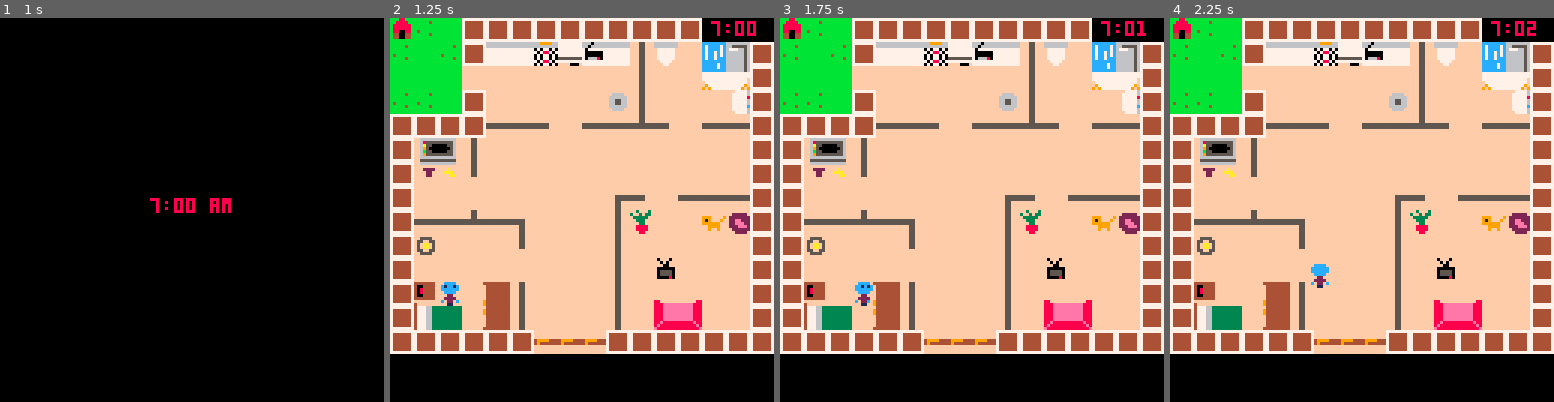
Above: before the commit, frames 1-4 (left to right).
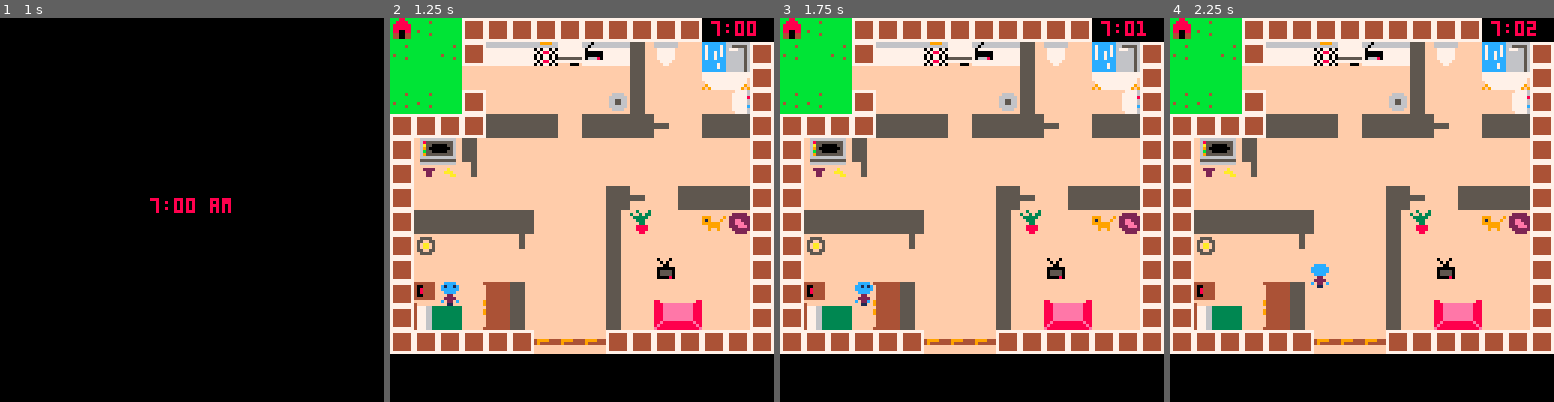
Above: after the commit, the same moments.

Repository: KTNelson/dailygrind-pico8
Game: PICO-8 cartridge dailygrind.p8
The game is run twice, just before and just after one commit, with the same random seed, the same clock (stepped at 60 frames per second) and the same inputs.
Inputs:
- Up to frame 1 (1 s): tap X (X key) at 0.33 s; tap O (Z key) at 0.7 s
- Up to frame 2 (1.25 s): tap X (X key) at 1.07 s
- Up to frame 3 (1.75 s): hold Right from 1.6 s (still down); tap O (Z key) at 1.7 s
- Up to frame 4 (2.25 s): tap X (X key) at 1.85 s; release Right at 2.1 s; tap O (Z key) at 2.1 s; hold Up from 2.15 s (still down)

Frame 1 is identical in both runs. In frame 2, 6.6% of the frame differs, in the area x 6-94%, y 6-82%; in frame 3, 6.6%; in frame 4, 6.6%.

Commit message:
wall changes

Diff:
--- a/dailygrind.p8
+++ b/dailygrind.p8
@@ -187,23 +187,23 @@
 end
 
 endingstrings = {}
-endingstrings[1] = "You didn't leave for work\
+endingstrings[1] = "you didn't leave for work\
 before 8.\
-You stupid dick.\
-You got fired.\
+you stupid dick.\
+you got fired.\
 the end."
 endingstrings[2] = "you had a good day at work.\
 well done."
 
 __gfx__
-0000000000000000000000000000000077777777fffffffffff55ffffffffffffffffffffffffffffff55fffffffffffbbbbbbbbfff44fffff666666666666ff
-0000000000000000000000000000000074444447fffffffffff55ffffffffffffffffffffffffffffff55fffffffffffbbbbb4bbfff99fffff685555555556ff
-0000000000000000000000000000000074444447fffffffffff55ffffffffffffffffffffffffffffff55fffffffffffbbbbbbbbfff49fffff6a5500000556ff
-000000000000000000000000000000007444444755555555fff55ffffffffffffff5555555555fff5555555549999444bbbbbbbbfff49fffff695000000056ff
-000000000000000000000000000000007444444755555555fff55ffffffffffffff5555555555fff5555555549444444b4bbbbbbfff44fffff6b5500000556ff
-0000000000000000000000000000000074444447fffffffffff55ffffffffffffff55ffffff55fffffffffffffffffffbbbbb4bbfff44fffff695555555556ff
-0000000000000000000000000000000074444447fffffffffff55ffffffffffffff55ffffff55fffffffffffffffffffbbbbbbbbfff44fffff666666666666ff
-0000000000000000000000000000000077777777fffffffffff55ffffffffffffff55ffffff55fffffffffffffffffffbbbbbbbbfff44fffff555555555555ff
+00000000000000000000000000000000777777775555555555555ffffffffffffffffffffffffffffff55fffffffffffbbbbbbbbfff44fffff666666666666ff
+00000000000000000000000000000000744444475555555555555ffffffffffffffffffffffffffffff55fffffffffffbbbbb4bbfff99fffff685555555556ff
+00000000000000000000000000000000744444475555555555555ffffffffffffffffffffffffffffff55fffffffffffbbbbbbbbfff49fffff6a5500000556ff
+00000000000000000000000000000000744444475555555555555fffffffffff5555555555555fff5555555549999444bbbbbbbbfff49fffff695000000056ff
+00000000000000000000000000000000744444475555555555555fffffffffff5555555555555fff5555555549444444b4bbbbbbfff44fffff6b5500000556ff
+00000000000000000000000000000000744444475555555555555fffffffffff55555555fff55fffffffffffffffffffbbbbb4bbfff44fffff695555555556ff
+00000000000000000000000000000000744444475555555555555fffffffffff55555555fff55fffffffffffffffffffbbbbbbbbfff44fffff666666666666ff
+00000000000000000000000000000000777777775555555555555fffffffffff55555555fff55fffffffffffffffffffbbbbbbbbfff44fffff555555555555ff
 fffffff444444444ffffffffffffffffff9999fffffff9ff66666666669999667777777766606666ffffffffff3fff3fbbbbbbbbbbb88bbbff666666666666ff
 ffffffff44444444ffffffffffffffffff9999ffffff9fff66666666666666667777777766066666ff22222f3ff3f33fbbbbbbbbbb8888bbffffffffffffffff
 ffffffff44444444999ffff99ffff999ff9999fffff99fff77777777070770707777777770777777f2222222f33333ffbbbbbbbbb888888bfff2222ffffaffff
@@ -332,11 +332,11 @@
 0c1c0c0416161718191606220725260400000000000000000000000000000000000000000000000000000000000000000000000000000000000000000000000000000000000000000000000000000000000000000000000000000000000000000000000000000000000000000000000000000000000000000000000000000000
 1c1c1c0707070707070706070735360400000000000000000000000000000000000000000000000000000000000000000000000000000000000000000000000000000000000000000000000000000000000000000000000000000000000000000000000000000000000000000000000000000000000000000000000000000000
 0c0c1c0407070707073906070707230400000000000000000000000000000000000000000000000000000000000000000000000000000000000000000000000000000000000000000000000000000000000000000000000000000000000000000000000000000000000000000000000000000000000000000000000000000000
-0404040405053c0705050a3c0705050400000000000000000000000000000000000000000000000000000000000000000000000000000000000000000000000000000000000000000000000000000000000000000000000000000000000000000000000000000000000000000000000000000000000000000000000000000000
+04040404050505070505053c0705050400000000000000000000000000000000000000000000000000000000000000000000000000000000000000000000000000000000000000000000000000000000000000000000000000000000000000000000000000000000000000000000000000000000000000000000000000000000
 040e0f0607070707070707070707070400000000000000000000000000000000000000000000000000000000000000000000000000000000000000000000000000000000000000000000000000000000000000000000000000000000000000000000000000000000000000000000000000000000000000000000000000000000
 041e1f3d07070707070707070707070400000000000000000000000000000000000000000000000000000000000000000000000000000000000000000000000000000000000000000000000000000000000000000000000000000000000000000000000000000000000000000000000000000000000000000000000000000000
-040707070707070707083c070505050400000000000000000000000000000000000000000000000000000000000000000000000000000000000000000000000000000000000000000000000000000000000000000000000000000000000000000000000000000000000000000000000000000000000000000000000000000000
-0405050a0509070707061b0707121a0400000000000000000000000000000000000000000000000000000000000000000000000000000000000000000000000000000000000000000000000000000000000000000000000000000000000000000000000000000000000000000000000000000000000000000000000000000000
+040707070707070707053c070505050400000000000000000000000000000000000000000000000000000000000000000000000000000000000000000000000000000000000000000000000000000000000000000000000000000000000000000000000000000000000000000000000000000000000000000000000000000000
+040505050505070707061b0707121a0400000000000000000000000000000000000000000000000000000000000000000000000000000000000000000000000000000000000000000000000000000000000000000000000000000000000000000000000000000000000000000000000000000000000000000000000000000000
 04290707073d0707070607070707070400000000000000000000000000000000000000000000000000000000000000000000000000000000000000000000000000000000000000000000000000000000000000000000000000000000000000000000000000000000000000000000000000000000000000000000000000000000
 04070707070707070706072c0707070400000000000000000000000000000000000000000000000000000000000000000000000000000000000000000000000000000000000000000000000000000000000000000000000000000000000000000000000000000000000000000000000000000000000000000000000000000000
 04272810110607070706072a2b07070400000000000000000000000000000000000000000000000000000000000000000000000000000000000000000000000000000000000000000000000000000000000000000000000000000000000000000000000000000000000000000000000000000000000000000000000000000000
